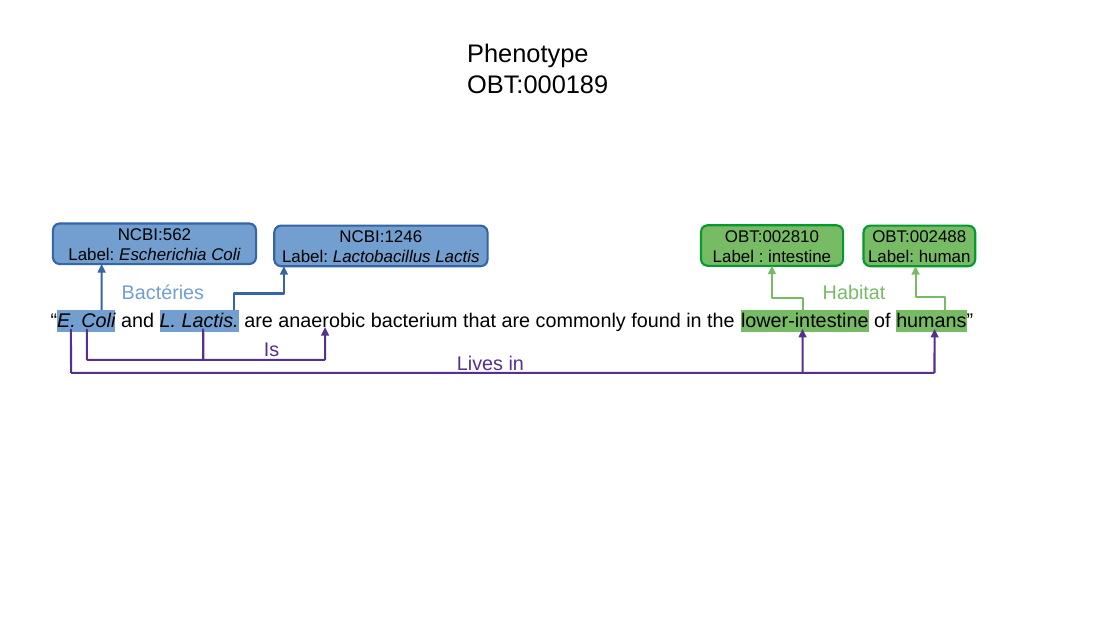
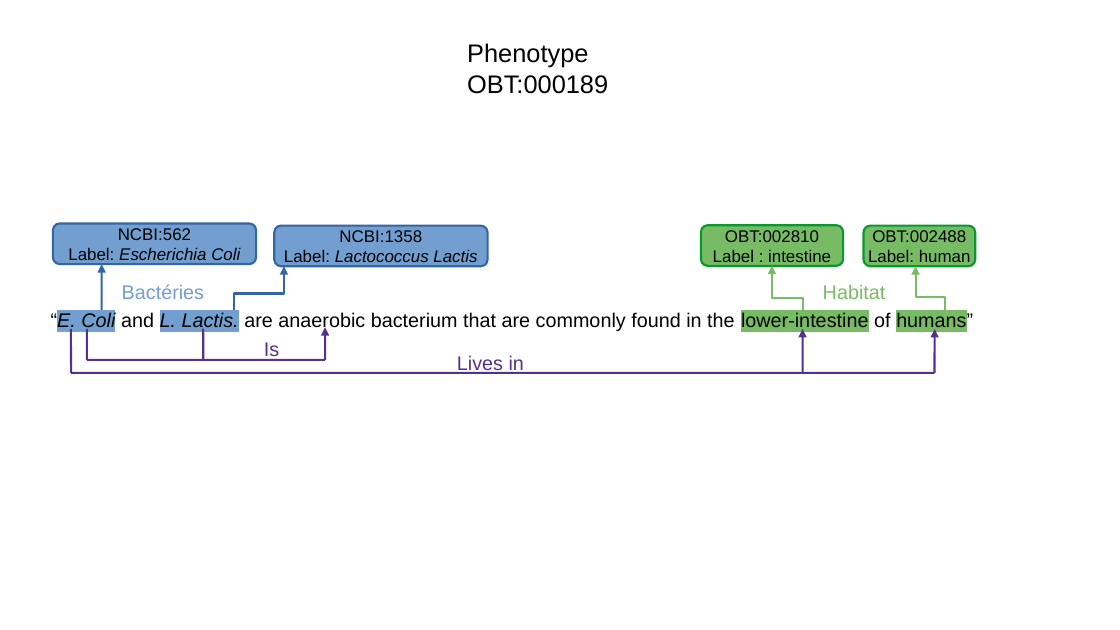
Before and after one commit to atoffano/entity-norm, a slide deck: slide 3 of diapo.odp (slide 4 before the commit). Drawn at 1120x630 pixels with LibreOffice and Linux fonts; fonts in the diff are those of the drawing. Boxes give left, top, right and bottom in pixels: in the first picture for what was removed or moved away, otherwise in the second. Text is boxed around its words. In the diff, an @@ line names an element or a change of style, - is before the commit and + after.

```diff
--- a/diapo.odp
+++ b/diapo.odp
@@ text in rounded rectangle at (284,230,477,267): text changed @@
-NCBI:1246
-Label: Lactobacillus Lactis
+NCBI:1358
+Label: Lactococcus Lactis
```
Also in this commit, not shown: 2 other slides changed, 6 slides added, 1 slide removed, 19 other files.
